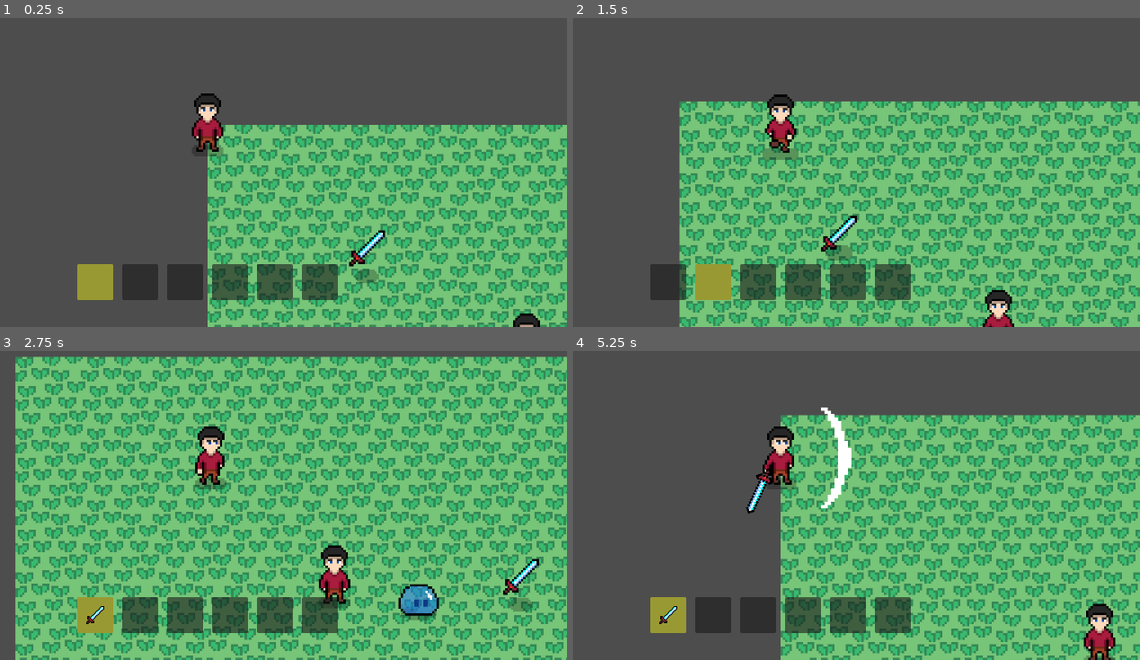
Above: before the commit, frames 1-4 (two rows, left to right).
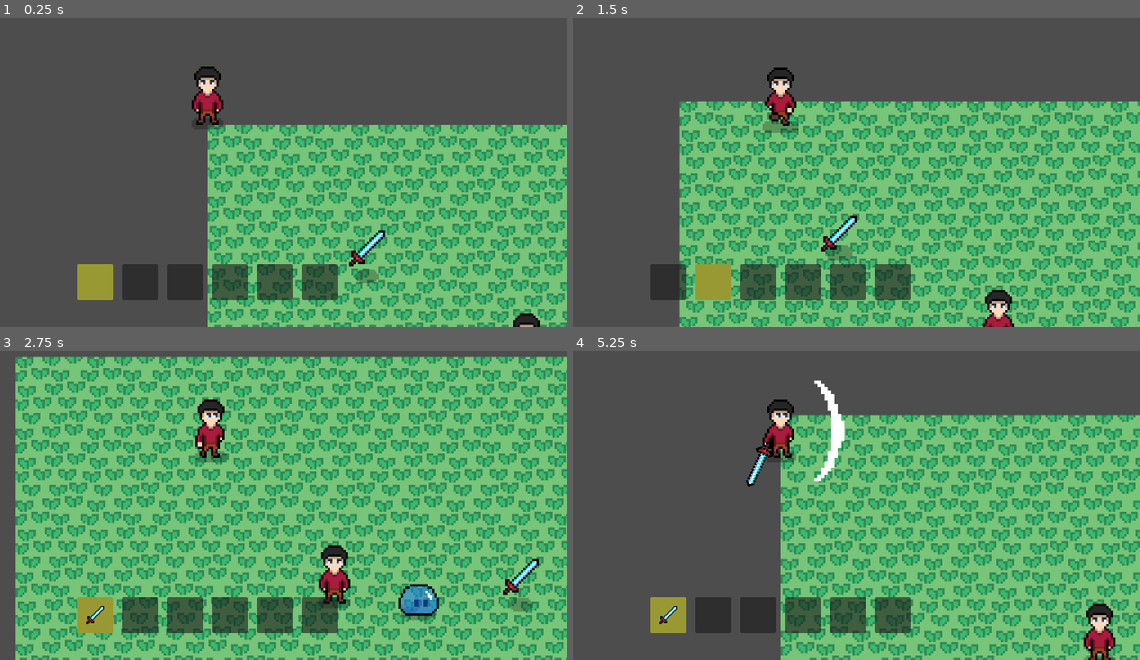
Above: after the commit, the same moments.

Repository: QuocKhangDA22TTD/rpg_game
Game: Godot game, scene res://scenes/demo.tscn
Two runs of this game, one before a commit and one after it. Both use one fixed random seed, a clock stepped at 60 frames per second and the inputs below.
Inputs (mouse positions are in pixels of both pictures, inside the frame that each line leads up to):
- Up to frame 1 (0.25 s): no input
- Up to frame 2 (1.5 s): move the mouse to (941, 104) at 0.52 s; press the mouse at (941, 104) at 0.53 s; hold Right (ui_right) 0.53-1.28 s; move the mouse to (635, 144) at 1.27 s; release the mouse at (635, 144) at 1.28 s; hold Down (ui_down) from 1.28 s (still down); tap Mouse wheel up (hotbar_next) at 1.35 s
- Up to frame 3 (2.75 s): move the mouse to (277, 369) at 2.02 s; release Down (ui_down) at 2.03 s; hold Right (ui_right) from 2.03 s (still down); hold Mouse wheel down (hotbar_previous) from 2.03 s (still down)
- Up to frame 4 (5.25 s): move the mouse to (743, 539) at 2.77 s; release Right (ui_right) at 2.78 s; release Mouse wheel down (hotbar_previous) at 2.78 s; hold Up (ui_up) 2.78-3.53 s; click (743, 539) at 2.85 s; move the mouse to (998, 517) at 3.52 s; hold Mouse wheel up (hotbar_next) 3.53-4.28 s; hold Left (ui_left) 3.53-5.03 s; move the mouse to (outside the picture) at 4.27 s; tap Mouse wheel down (hotbar_previous) at 4.35 s; move the mouse to (816, 459) at 5.02 s; press the mouse at (816, 459) at 5.03 s; hold Down (ui_down) from 5.03 s (still down)

The runs differ from the first frame. In frame 1, 1.2% of the frame differs, in the area x 33-40%, y 15-45%; in frame 2, 1.3%; in frame 3, 1.3%; in frame 4, 2.5%, in the area x 30-50%, y 9-53%.

Commit message:
Cập nhập node AnimationPlayer trong scene player.

Diff:
--- a/scenes/player.tscn
+++ b/scenes/player.tscn
@@ -18,6 +18,30 @@
 "update": 1,
 "values": [0]
 }
+tracks/1/type = "value"
+tracks/1/imported = false
+tracks/1/enabled = true
+tracks/1/path = NodePath("WeaponVisual/WeaponPivot/EffectSprite2D:position")
+tracks/1/interp = 1
+tracks/1/loop_wrap = true
+tracks/1/keys = {
+"times": PackedFloat32Array(0),
+"transitions": PackedFloat32Array(1),
+"update": 0,
+"values": [Vector2(0, 0)]
+}
+tracks/2/type = "value"
+tracks/2/imported = false
+tracks/2/enabled = true
+tracks/2/path = NodePath("WeaponVisual/WeaponPivot/EffectSprite2D:offset")
+tracks/2/interp = 1
+tracks/2/loop_wrap = true
+tracks/2/keys = {
+"times": PackedFloat32Array(0),
+"transitions": PackedFloat32Array(1),
+"update": 0,
+"values": [Vector2(0, 0)]
+}
 
 [sub_resource type="Animation" id="Animation_qhqgy"]
 resource_name = "idle_down"
@@ -117,6 +141,30 @@
 tracks/1/keys = {
 "clips": PackedStringArray("slash_side"),
 "times": PackedFloat32Array(0)
+}
+tracks/2/type = "value"
+tracks/2/imported = false
+tracks/2/enabled = true
+tracks/2/path = NodePath("WeaponVisual/WeaponPivot/EffectSprite2D:position")
+tracks/2/interp = 1
+tracks/2/loop_wrap = true
+tracks/2/keys = {
+"times": PackedFloat32Array(0),
+"transitions": PackedFloat32Array(0),
+"update": 0,
+"values": [Vector2(0, -12)]
+}
+tracks/3/type = "value"
+tracks/3/imported = false
+tracks/3/enabled = true
+tracks/3/path = NodePath("WeaponVisual/WeaponPivot/EffectSprite2D:offset")
+tracks/3/interp = 1
+tracks/3/loop_wrap = true
+tracks/3/keys = {
+"times": PackedFloat32Array(0),
+"transitions": PackedFloat32Array(0),
+"update": 0,
+"values": [Vector2(12, 0)]
 }
 
 [sub_resource type="Animation" id="Animation_d2wvv"]
@@ -279,7 +327,7 @@
 "times": PackedFloat32Array(0),
 "transitions": PackedFloat32Array(0),
 "update": 0,
-"values": [Vector2(0, 15)]
+"values": [Vector2(0, 9)]
 }
 tracks/2/type = "value"
 tracks/2/imported = false
@@ -319,7 +367,7 @@
 "times": PackedFloat32Array(0),
 "transitions": PackedFloat32Array(0),
 "update": 0,
-"values": [Vector2(15, 0)]
+"values": [Vector2(15, -12)]
 }
 tracks/2/type = "value"
 tracks/2/imported = false
@@ -359,7 +407,7 @@
 "times": PackedFloat32Array(0),
 "transitions": PackedFloat32Array(0),
 "update": 0,
-"values": [Vector2(0, -15)]
+"values": [Vector2(0, -25)]
 }
 tracks/2/type = "value"
 tracks/2/imported = false
@@ -422,7 +470,7 @@
 "times": PackedFloat32Array(0, 0.15),
 "transitions": PackedFloat32Array(0, 0),
 "update": 0,
-"values": [Vector2(1, 4), Vector2(-7, 6)]
+"values": [Vector2(1, -7), Vector2(-7, -6)]
 }
 tracks/1/type = "value"
 tracks/1/imported = false
@@ -470,7 +518,7 @@
 "times": PackedFloat32Array(0, 0.15),
 "transitions": PackedFloat32Array(0, 0),
 "update": 0,
-"values": [Vector2(5, 0), Vector2(-6, 7)]
+"values": [Vector2(5, -12), Vector2(-6, -5)]
 }
 tracks/1/type = "value"
 tracks/1/imported = false
@@ -518,7 +566,7 @@
 "times": PackedFloat32Array(0, 0.15),
 "transitions": PackedFloat32Array(0, 0),
 "update": 0,
-"values": [Vector2(-1, 0), Vector2(6, 5)]
+"values": [Vector2(-1, -12), Vector2(6, -7)]
 }
 tracks/1/type = "value"
 tracks/1/imported = false
@@ -635,6 +683,30 @@
 "update": 0,
 "values": [Vector2(1, 1)]
 }
+tracks/6/type = "value"
+tracks/6/imported = false
+tracks/6/enabled = true
+tracks/6/path = NodePath("WeaponPivot/EffectSprite2D:position")
+tracks/6/interp = 1
+tracks/6/loop_wrap = true
+tracks/6/keys = {
+"times": PackedFloat32Array(0),
+"transitions": PackedFloat32Array(1),
+"update": 0,
+"values": [Vector2(0, 0)]
+}
+tracks/7/type = "value"
+tracks/7/imported = false
+tracks/7/enabled = true
+tracks/7/path = NodePath("WeaponPivot/EffectSprite2D:offset")
+tracks/7/interp = 1
+tracks/7/loop_wrap = true
+tracks/7/keys = {
+"times": PackedFloat32Array(0),
+"transitions": PackedFloat32Array(1),
+"update": 0,
+"values": [Vector2(0, 0)]
+}
 
 [sub_resource type="Animation" id="Animation_fulsm"]
 resource_name = "slash_effect_down"
@@ -710,6 +782,30 @@
 "transitions": PackedFloat32Array(0),
 "update": 0,
 "values": [Vector2(1.5, 1.5)]
+}
+tracks/6/type = "value"
+tracks/6/imported = false
+tracks/6/enabled = true
+tracks/6/path = NodePath("WeaponPivot/EffectSprite2D:position")
+tracks/6/interp = 1
+tracks/6/loop_wrap = true
+tracks/6/keys = {
+"times": PackedFloat32Array(0),
+"transitions": PackedFloat32Array(0),
+"update": 0,
+"values": [Vector2(0, -12)]
+}
+tracks/7/type = "value"
+tracks/7/imported = false
+tracks/7/enabled = true
+tracks/7/path = NodePath("WeaponPivot/EffectSprite2D:offset")
+tracks/7/interp = 1
+tracks/7/loop_wrap = true
+tracks/7/keys = {
+"times": PackedFloat32Array(0),
+"transitions": PackedFloat32Array(0),
+"update": 0,
+"values": [Vector2(12, 0)]
 }
 
 [sub_resource type="Animation" id="Animation_a8ls1"]
@@ -889,6 +985,7 @@
 
 [node name="Sprite2D" type="Sprite2D" parent="." unique_id=1546273366]
 texture = ExtResource("1_3vyb7")
+offset = Vector2(0, -12)
 hframes = 4
 vframes = 8
 
@@ -896,7 +993,7 @@
 libraries/ = SubResource("AnimationLibrary_fjrip")
 
 [node name="CollisionShape2D" type="CollisionShape2D" parent="." unique_id=389324554]
-position = Vector2(0, 6)
+position = Vector2(0, -6)
 shape = SubResource("CircleShape2D_g2els")
 
 [node name="WeaponVisual" type="Node2D" parent="." unique_id=1583433285]
